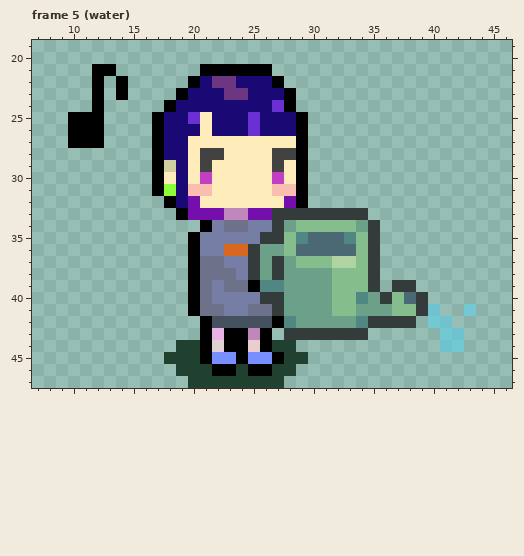
Two versions of one pixel-art file, scene/Player/player.aseprite. Above, as it was before the edit.
48x32 pixels, 5 frames. Shown: frame 5 (water): x 7..46, y 19..47. The old version is drawn lined up with the new one, on the new canvas. The commit also changed other frames, which this record leaves out.
New version:
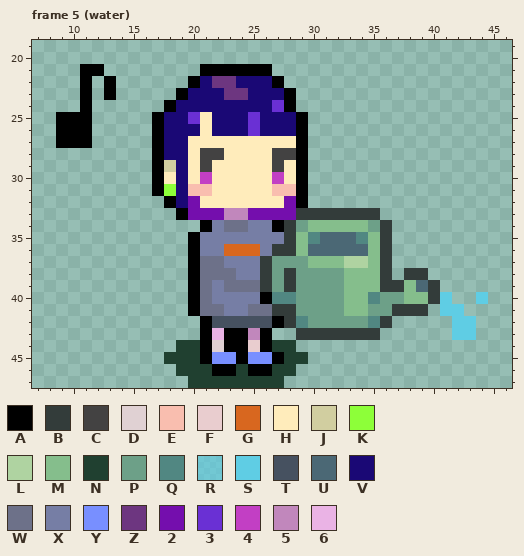
Palette (. is transparent): A #000000  B #333c3a  C #434242  D #e0d1d3  E #f9beaf  F #e9cdcf  G #d8671f  H #ffecbb  J #d1cea0  K #8dff39  L #afd3a1  M #85be8c  N #204030  P #6da088  Q #518782  R #5fcde4a5  S #5fcde4  T #465160  U #4b6875  V #1a0875  W #6d7189  X #767ea5  Y #788fff  Z #6d3680  2 #740ead  3 #6a30d4  4 #c23fc4  5 #c187bc  6 #eab3e5
What changed:
canvas 48x32 -> 48x48, the old top-left corner now at 0,16
--- frame 5 (water)
@@ x 7..16 @@
 20 ..........
-21 .....AA...
-22 .....A.A..
-23 .....A.A..
-24 .....A....
-25 ...AAA....
-26 ...AAA....
-27 ...AAA....
+21 ....AA....
+22 ....A.A...
+23 ....A.A...
+24 ....A.....
+25 ..AAA.....
+26 ..AAA.....
+27 ..AAA.....
 28 ..........
@@ x 23..46 @@
 32 HHHHH2A.................
-33 5522BBBBBBBB............
-34 WWXXBPMMMMMPB...........
-35 XXXBBMQUUUQMB...........
-36 GGBPPMUUUUUMB...........
-37 XXBPBPMMMLLMB...........
-38 WXBPBPPPPMMMB...........
-39 WWAQQPPPPMMMB.BB........
-40 XXXBBPPPPMMQPBMUB.......
-41 XXWWBPPPPMMPPPMMBR..R...
-42 TTTTAQPPPPPQBBBB.RR.....
-43 AA5A.BBBBBBB......RR....
-44 AAFANN............RR....
+33 552222BBBBBBB...........
+34 WWXXABPMMMMMPB..........
+35 XXXXXBMQUUUQMB..........
+36 GGGXBBMUUUUUMB..........
+37 XXXBPPPMMMLLMB..........
+38 WXXBPBPPPPMMMB.BB.......
+39 WWWBPBPPPPMMMBBMUB......
+40 XXXAQQPPPPMMQPPMMBS..S..
+41 XXWWBBPPPPMMPPBBB.SS....
+42 TTTTABQPPPPPQB.....SS...
+43 AA5A..BBBBBBB......SS...
+44 AAFANN..................
 45 YAYYANN.................
